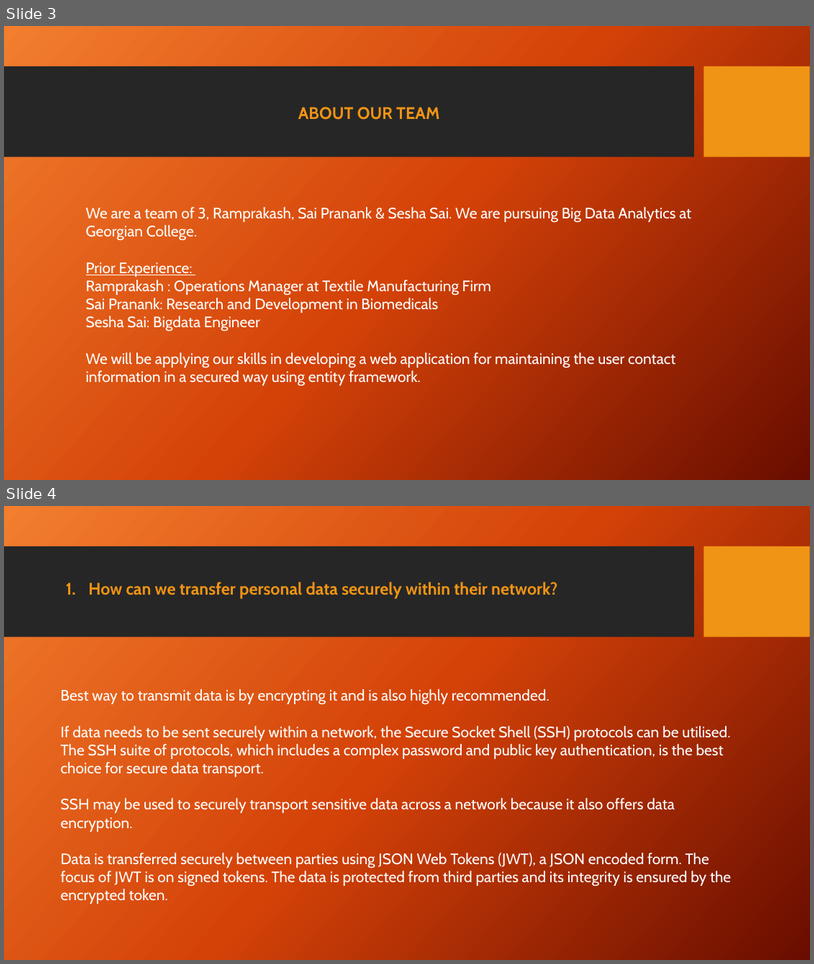
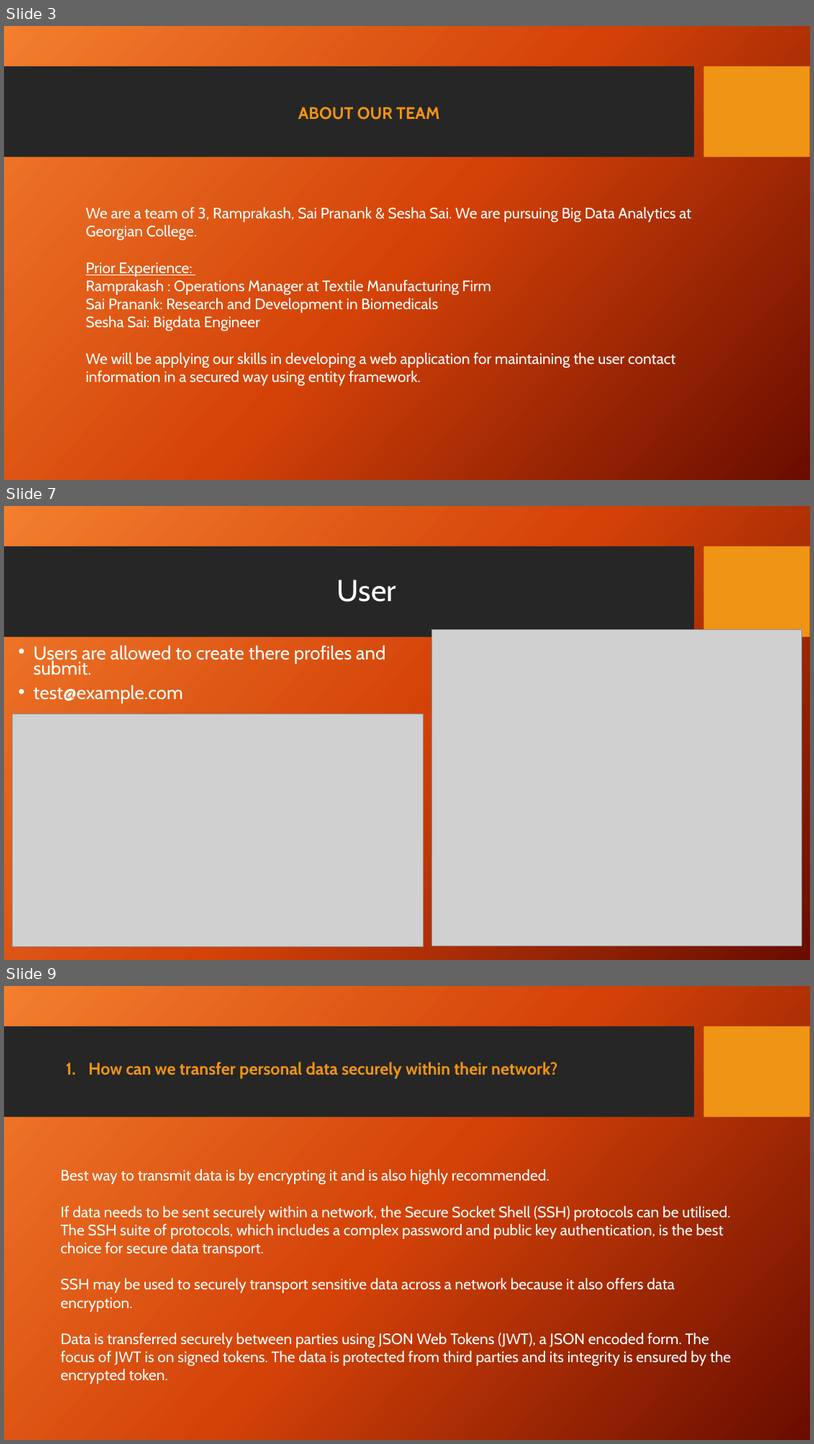
Before and after one commit to SeshaSaiG/Information-Encoding-Standard, a slide deck: Group 5-Final Project.pptx. Shown one above the other, each under a label of ours: slides 3 and 4 before the commit, slides 3, 7 and 9 after it; the slides between them are not shown. The pictures are 814x964 and 814x1444 pixels, drawn with LibreOffice and Linux fonts; fonts in the diff are those of the drawing; grey boxes stand for pictures; background and template pictures are left out. Boxes give left, top, right and bottom in pixels: in the first picture for what was removed or moved away, otherwise in the second. Text is boxed around its words. In the diff, an @@ line names an element or a change of style, - is before the commit and + after.

```diff
--- a/Group 5-Final Project.pptx
+++ b/Group 5-Final Project.pptx
@@ slide 7 added at (4, 506, 810, 960), background picture (left out); not listed: 2 template elements that a slide beside it also shows @@
@@ title added at (337, 579, 396, 602), 36 pt, text #FFFFFF @@
+User
@@ picture added at (432, 629, 802, 946) @@
@@ text added at (34, 645, 386, 703), 22.2 pt, text #FFFFFF @@
+• Users are allowed to create there profiles and submit.
+• test@example.com
@@ picture added at (13, 713, 424, 946) @@
@@ what was slide 4 is now slide 9 @@
```
Also in this commit, not shown: 1 slide changed, 5 other slides added, 1 slide removed, 1 other file.
